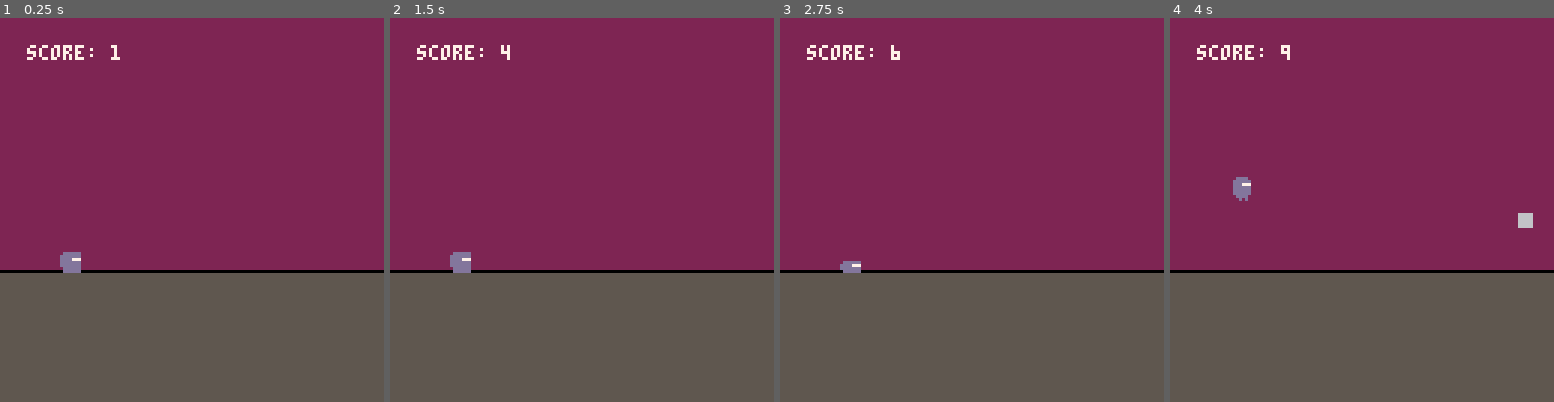
Above: before the commit, frames 1-4 (left to right).
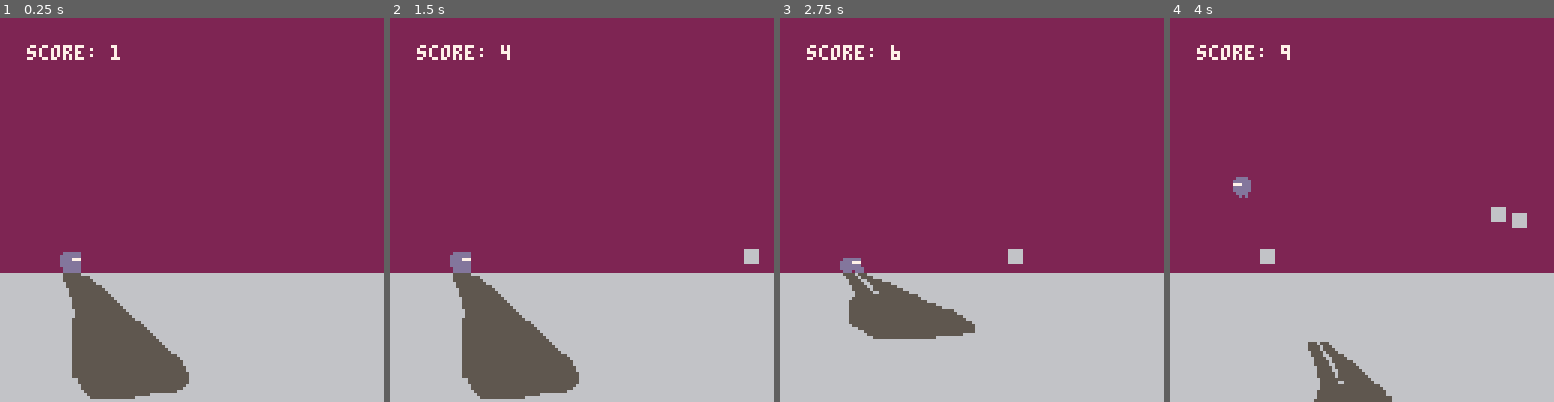
Above: after the commit, the same moments.

Repository: oliverruoff/Pico-Dodge
Game: PICO-8 cartridge pico-dodge.p8
Same seed, same stepped clock (60 frames per second), same inputs: the game is played once before the commit and once after it.
Inputs:
- Up to frame 1 (0.25 s): no input
- Up to frame 2 (1.5 s): tap X (X key) at 1.07 s
- Up to frame 3 (2.75 s): tap X (X key) at 2.07, 2.4, 2.73 s; hold Down from 2.42 s (still down)
- Up to frame 4 (4 s): release Down at 2.82 s; tap X (X key) at 3.07, 3.4, 3.73 s; hold Up from 3.58 s (still down)

The runs differ from the first frame. In frame 1, 28% of the frame differs, in the area x 0-100%, y 65-100%; in frame 2, 28%; in frame 3, 31%; in frame 4, 33%, in the area x 0-100%, y 42-100%.

Commit message:
Added shadow

Diff:
--- a/pico-dodge.p8
+++ b/pico-dodge.p8
@@ -18,44 +18,68 @@
 	 if anim_cnt % 15 == 0 then
 	   score+=1
 	 end
+
+	 		-- checking collision
+		if check_collis() then
+		  _draw = draw_gameover()
+		end
+
 	 -- checking button presses
   -- up button pressed
-		if (btn(⬆️)) then
+		if (btn(⬆️) or btn(❎)) then
 				up_pressed()
 		-- no button pressed
 		elseif btn(⬆️) == false and
-									btn(⬇️) == false then
+									btn(⬇️) == false and
+									btn(❎) == false then
 		  no_pressed()
 		-- down pressed
 		elseif btn(⬇️) then
 		  down_pressed()
 		end
 
+
+
 		-- generating blocks
 		if (rand_range(0,100) <
 		    block_gen_prob) then
 		  gen_block()
 		end
 		move_blocks()
+		-- increase speed
 		if block_speed < 5 then
 		  block_speed += 0.002
 		end
+		-- increase block prob
+		if block_gen_prob < 10 then
+		  block_gen_prob += 0.002
+		end
 		anim_cnt += 1
-		log.txt = score
+		score_conf.txt = score
+		log.txt = "test"
 end
 
 function _draw()
   cls()
 
   -- draw the floor
-  rectfill(0, floor_y, 128, 128, 5)
+  rectfill(0, floor_y,
+  									128, 128, 6)
 
   -- draw the sky
-  rectfill(0,0,128,floor_y-2,2)
+  rectfill(0,0,128,floor_y-1,2)
 
   -- draw the player
   plr_draw()
   blocks_draw()
+  shadow_draw()
+  draw_score()
+  draw_log()
+end
+
+function draw_gameover()
+  score_conf.txt = score
+  draw_score()
   draw_log()
 end
 -->8
@@ -82,10 +106,13 @@
 		  -- set on floor level
 		  plr.y = floor_y -
 		          plr.hght
+		  shadow.dy = 85 // reset
 		-- plr is above floor
 		-- can be moved
 		else
 		  plr.y = plr.y - hght
+		  shadow.dy = shadow.dy+hght
+		  shadow.dx = shadow.dx+hght
 		end
 end
 
@@ -105,18 +132,30 @@
       if anim_cnt % 5 == 0 then
 				    if plr.spr == 15 then
 				      plr.spr = 16
+				      shadow.sx=77
+				      shadow.dx=21
 				    else
 				      plr.spr = 15
+				      shadow.sx=28
+				      shadow.dx=20
 				    end
+				    shadow.dw=50
+				    shadow.dh=25
 				  end
 				-- if normal walking
     else
 				  if anim_cnt % 5 == 0 then
 				    if plr.spr == 1 then
 				      plr.spr = 2
+				      shadow.sx=77
+				      shadow.dx=21
 				    else
 				      plr.spr = 1
+				      shadow.sx=28
+				      shadow.dx=20
 				    end
+				    shadow.dw=50
+				    shadow.dh=50
 				  end
 		  end
 		-- jumping
@@ -187,9 +226,9 @@
 	 end
 end
 -->8
--- logging
-
-log =
+-- text rendering
+
+score_conf =
 {
  ["active"] = true,
  ["txt"]    = "",
@@ -198,16 +237,38 @@
  ["col"]    = 7
 }
 
+log =
+{
+ ["active"] = false,
+ ["txt"]    = "",
+ ["x"]			   = 9,
+ ["y"]      = 18,
+ ["col"]    = 7
+}
+
 -- drawing log on screen
 function draw_log()
  if (log.active) then
-  log.txt = "score: "..
+  log.txt = "log: "..
    tostring(log.txt)
 	 print(log.txt,
 	       log.x,
 	       log.y,
 	       log.col)
 	 log.txt = ""
+	end
+end
+
+-- drawing score on screen
+function draw_score()
+ if (score_conf.active) then
+  score_conf.txt = "score: "..
+   tostring(score_conf.txt)
+	 print(score_conf.txt,
+	       score_conf.x,
+	       score_conf.y,
+	       score_conf.col)
+	 score_conf.txt = ""
 	end
 end
 -->8
@@ -249,155 +310,254 @@
     end
   end
 end
+
+function check_collis()
+  for block in all(blocks) do
+    -- if plr ducks
+    if plr.duck and
+       plr_cur_jmp() == 0 then
+		    if plr.x < block.x + block_hght and
+				     plr.x + plr.wdth > block.x and
+				     plr.y + (plr.hght/2) < block.y + block_hght and
+				     plr.y + plr.hght/2 > block.y then
+				     -- collision occurred
+				     return true
+				  end
+		  -- if plr does not duck
+    else
+    		-- check for collision between player and block
+		    if plr.x < block.x + block_hght and
+		       plr.x + plr.wdth > block.x and
+		       plr.y < block.y + block_hght and
+		       plr.y + plr.hght > block.y then
+		      -- collision occurred
+		      return true
+		    end
+    end
+  end
+  return false
+end
 -->8
 -- utils
 
 function rand_range(min, max)
   return flr(rnd(max - min + 1)) + min
 end
-…(146 lines of a section not shown)…
+-->8
+--shadow
+
+shadow =
+{
+ ["sx"] = 28,
+ ["sy"] = 8,
+ ["sw"]	= 48,
+ ["sh"] = 50,
+ ["dx"] = 20,
+ ["dy"] = 85,
+ ["dw"] = 50,
+ ["dh"] = 50
+}
+
+function shadow_draw()
+	sspr(shadow.sx,
+      shadow.sy,
+      shadow.sw,
+      shadow.sh,
+      shadow.dx,
+      shadow.dy,
+      shadow.dw,
+      shadow.dh)
+end
+…(183 lines of a section not shown)…
+__map__
+0011616263646566676861626364656600000000000000000000000000000000000000000000000000000000000000000000000000000000000000000000000000000000000000000000000000000000000000000000000000000000000000000000000000000000000000000000000000000000000000000000000000000000
+1112131415161718111213141516171800000000000000000000000000000000000000000000000000000000000000000000000000000000000000000000000000000000000000000000000000000000000000000000000000000000000000000000000000000000000000000000000000000000000000000000000000000000
+2122111111111111112223242526272800000000000000000000000000000000000000000000000000000000000000000000000000000000000000000000000000000000000000000000000000000000000000000000000000000000000000000000000000000000000000000000000000000000000000000000000000000000
+3132111111111111113233343536373800000000000000000000000000000000000000000000000000000000000000000000000000000000000000000000000000000000000000000000000000000000000000000000000000000000000000000000000000000000000000000000000000000000000000000000000000000000
+4111111111111111114243444546474800000000000000000000000000000000000000000000000000000000000000000000000000000000000000000000000000000000000000000000000000000000000000000000000000000000000000000000000000000000000000000000000000000000000000000000000000000000
+5111110011111111115253545556575800000000000000000000000000000000000000000000000000000000000000000000000000000000000000000000000000000000000000000000000000000000000000000000000000000000000000000000000000000000000000000000000000000000000000000000000000000000
+6111116411111111116263646566676800000000000000000000000000000000000000000000000000000000000000000000000000000000000000000000000000000000000000000000000000000000000000000000000000000000000000000000000000000000000000000000000000000000000000000000000000000000
+7172737475767778717273747576777800000000000000000000000000000000000000000000000000000000000000000000000000000000000000000000000000000000000000000000000000000000000000000000000000000000000000000000000000000000000000000000000000000000000000000000000000000000
+8182838485868788818283848586878800000000000000000000000000000000000000000000000000000000000000000000000000000000000000000000000000000000000000000000000000000000000000000000000000000000000000000000000000000000000000000000000000000000000000000000000000000000
Not shown, changed: 81 lines of the sprite sheet (__gfx__) section of pico-dodge.p8
Not shown, changed: the thumbnail (__label__) section of pico-dodge.p8
Not shown, changed: README.md
Not shown, changed: pico-dodge.p8.png
